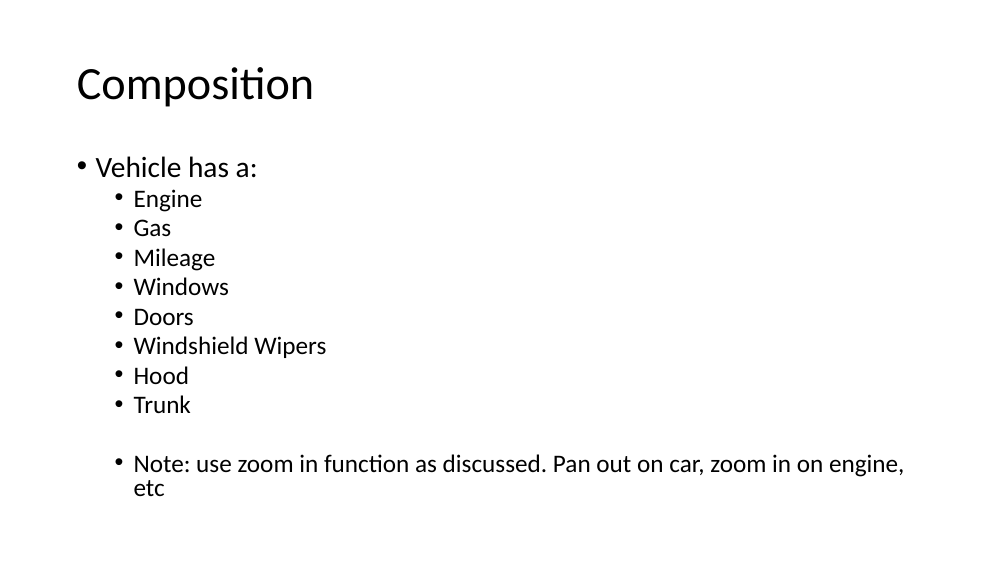
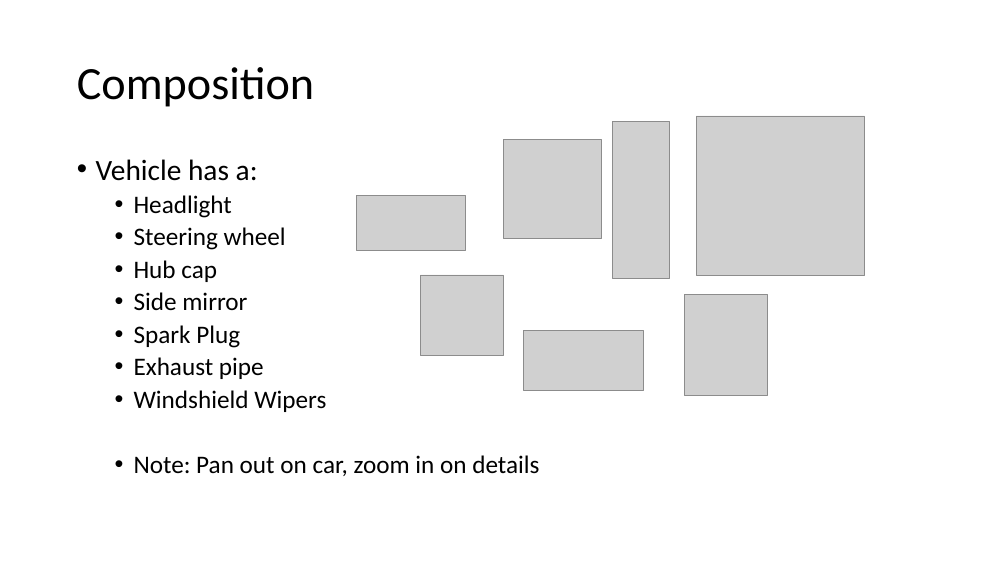
Before and after one commit to mcjavabootcamp/CourseWiki, a slide deck: slide 16 of TeachingMaterials/Object Oriented Programming.pptx (slide 14 before the commit). Drawn at 1008x567 pixels with LibreOffice and Linux fonts; fonts in the diff are those of the drawing; grey boxes stand for pictures. Boxes give left, top, right and bottom in pixels: in the first picture for what was removed or moved away, otherwise in the second. Text is boxed around its words. In the diff, an @@ line names an element or a change of style, - is before the commit and + after.

Commit message:
added compo analogy

```diff
--- a/TeachingMaterials/Object Oriented Programming.pptx
+++ b/TeachingMaterials/Object Oriented Programming.pptx
@@ picture added at (696,116,865,274) @@
@@ picture added at (503,140,601,238) @@
@@ picture added at (613,122,670,278) @@
@@ text at (96,159,326,412): line spacing 0.8 to 0.9 @@
@@ text at (134,195,286,379): text changed @@
-  • Engine
-  • Gas
-  • Mileage
-  • Windows
-  • Doors
+  • Headlight
+  • Steering wheel
+  • Hub cap
+  • Side mirror
+  • Spark Plug
+  • Exhaust pipe
@@ picture added at (357,196,466,250) @@
@@ picture added at (420,275,504,356) @@
@@ picture added at (684,295,767,396) @@
@@ picture added at (524,331,644,391) @@
@@ text at (134,455,539,476): text changed @@
-  • Hood
-  • Trunk
-  • Note: use zoom in function as discussed. Pan out on car, zoom in on engine, etc
+  • Note: Pan out on car, zoom in on details
```
Also in this commit, not shown: 4 other slides changed, 6 slides added, 12 other files.
